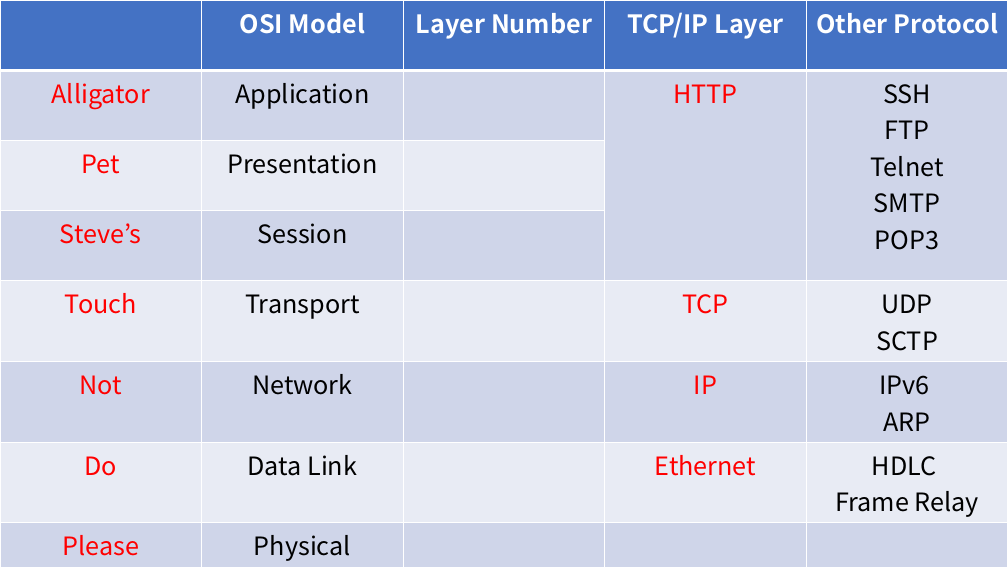
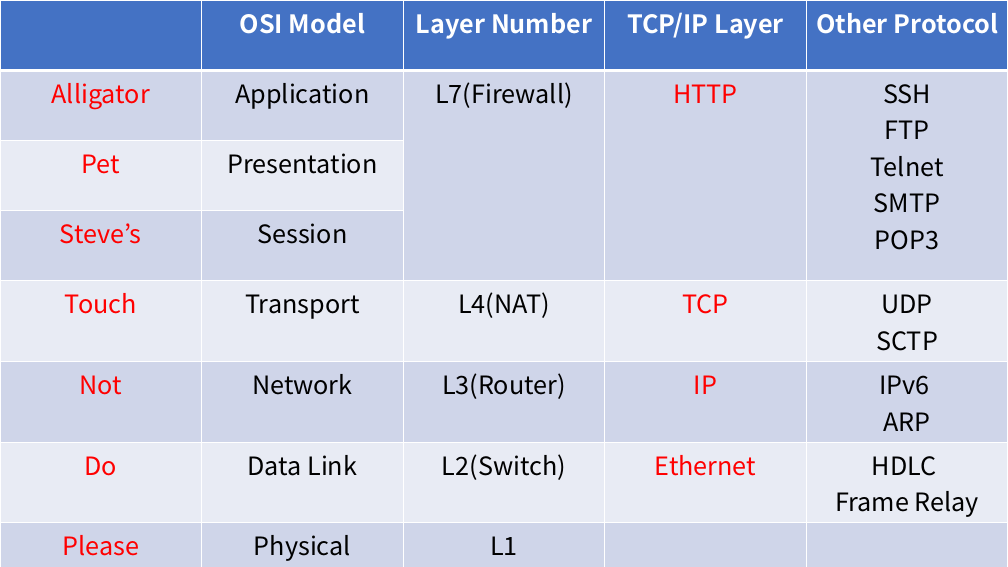
Before and after one commit to black6765/myPublicRepo, a slide deck: slide 1 of osi-and-tcp_KCJ.pptx. Drawn at 1008x567 pixels with LibreOffice and Linux fonts; fonts in the diff are those of the drawing. Boxes give left, top, right and bottom in pixels: in the first picture for what was removed or moved away, otherwise in the second. Text is boxed around its words. In the diff, an @@ line names an element or a change of style, - is before the commit and + after.

```diff
--- a/osi-and-tcp_KCJ.pptx
+++ b/osi-and-tcp_KCJ.pptx
@@ table at [0, 0, 1008, 565] @@
-row 2, column 3: 
+row 2, column 3: L7(Firewall)
-row 5, column 3: 
+row 5, column 3: L4(NAT)
-row 6, column 3: 
+row 6, column 3: L3(Router)
-row 7, column 3: 
+row 7, column 3: L2(Switch)
-row 8, column 3: 
+row 8, column 3: L1
```
Also in this commit, not shown: 1 other file.
